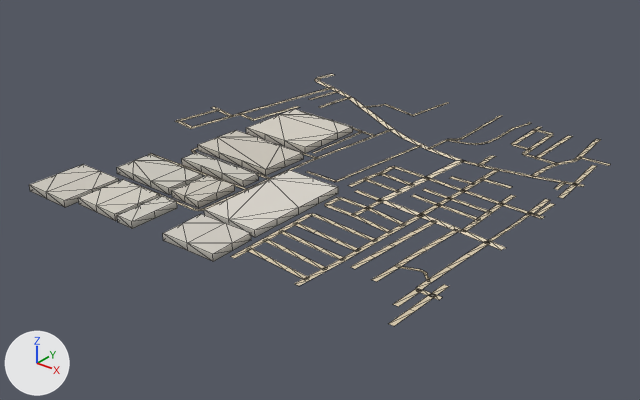
The glTF model public/assets/bengaluru-region-v1/tiles/t3_-33-l0.glb, before and after one commit.
One viewpoint serves both versions: a 50 mm camera at (2329.0, -17019.0, 415.0) aimed at (1747.0, -16292.0, -36.0). Every picture has the same lights, and +X, +Y and +Z are marked at lower left. The picture after the commit comes second. Mesh edges are drawn as thin lines.

The older version as bpy lines, for what is in view:
```python
me_building = bpy.data.meshes.new('building')
me_building.from_pydata(...)  # 180 vertices, 242 faces; spans x 32.0..299.0, y -31.0..334.0, z 0.0..8.0
me_building.materials.append(mat_building)
me_ground = bpy.data.meshes.new('ground')
me_ground.from_pydata(...)  # 720 vertices, 604 faces; spans x -2.0..501.0, y 0.0..501.0, z 1.0
me_ground.materials.append(mat_ground)
# before: 120 (-2.0, 218.0, 1.0) at pixel (176, 120), 121 (4.0, 217.0, 1.0) at pixel (178, 121), 122 (4.0, 250.0, 1.0) at pixel (196, 114), 123 (10.0, 249.0, 1.0) at pixel (199, 115), 126 (1.0, 287.0, 1.0) at pixel (214, 106)
# before: 127 (-1.0, 281.0, 1.0) at pixel (210, 107), 150 (1.0, 214.0, 1.0) at pixel (175, 121), 151 (2.0, 220.0, 1.0) at pixel (179, 120), 152 (-1.0, 215.0, 1.0) at pixel (174, 121), 153 (1.0, 221.0, 1.0) at pixel (178, 120)
# before: 220 (482.0, 181.0, 1.0) at pixel (490, 240), 221 (481.0, 173.0, 1.0) at pixel (485, 243), 222 (501.0, 179.0, 1.0) at pixel (506, 247), 223 (499.0, 171.0, 1.0) at pixel (501, 250), 324 (492.0, 262.0, 1.0) at pixel (537, 214)
# before: 325 (492.0, 256.0, 1.0) at pixel (534, 216), 326 (500.0, 262.0, 1.0) at pixel (544, 216), 327 (500.0, 256.0, 1.0) at pixel (541, 218)
# before: 428 (475.0, 60.0, 1.0) at pixel (415, 289), 429 (479.0, 63.0, 1.0) at pixel (422, 289), 430 (473.0, 63.0, 1.0) at pixel (416, 287), 431 (479.0, 63.0, 1.0) at pixel (422, 289), 480 (488.0, 30.0, 1.0) at pixel (409, 308)
# before: 481 (494.0, 30.0, 1.0) at pixel (415, 311)
ob_building = bpy.data.objects.new('building', me_building)
ob_building.location = (1500.0, -16500.0, 0.0)
ob_ground = bpy.data.objects.new('ground', me_ground)
ob_ground.location = (1500.0, -16500.0, 0.0)
```
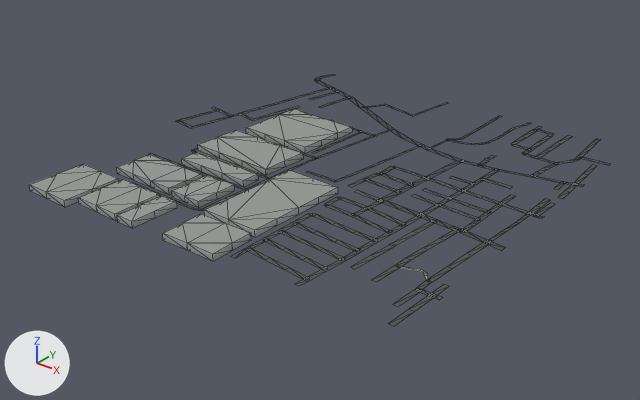
The change, as a diff of the scene's bpy script:
```diff
--- a/public/assets/bengaluru-region-v1/tiles/t3_-33-l0.glb.py
+++ b/public/assets/bengaluru-region-v1/tiles/t3_-33-l0.glb.py
@@ me_building @@
-me_building.from_pydata(...)  # 180 vertices, 242 faces; spans x 32.0..299.0, y -31.0..334.0, z 0.0..8.0
+me_building.from_pydata(...)  # 180 vertices, 304 faces; spans x 32.0..299.0, y -31.0..334.0, z 0.0..8.0
+# me_building part 1: 242 kept faces spanning x 32.0..299.0, y -31.0..334.0, z 0.0..8.0 get new vertex colours; the middle colour goes from grey #bcb9b0 to grey #989f9d
+# edits to the shape of me_building do not show in these pictures
 me_building.materials.append(mat_building)
@@ me_ground @@
 # verts and faces of me_ground; kept vertices keep their numbers, new ones are numbered from 720
-me_ground.from_pydata(...)  # 720 vertices, 604 faces; spans x -2.0..501.0, y 0.0..501.0, z 1.0
+me_ground.from_pydata(...)  # 727 vertices, 611 faces; spans x 0.0..500.0, y 0.0..500.0, z 1.0
+# me_ground part 2
+# 13 vertices are removed from x 233.0..499.0, y 140.0..466.0, z 1.0
+# 43 faces are deleted
+# 3 vertices in x 176.0..383.0, y 415.0..477.0, z 1.0 move by (-1.0, 0.0, 0.0)
+# 16 vertices move from x 177.0..501.0, y 114.0..484.0, z 1.0 to x 178.0..500.0, y 113.0..483.0, z 1.0
+# 17 vertices are added at x 233.0..500.0, y 140.0..497.0, z 1.0
+# 47 new faces join them
+# me_ground part 3
+delete_vertices([120, 152])  # with the faces that use them
+verts[126] = (0.0, 287.0, 1.0)  # moved, pixel (214, 106)
+verts[127] = (0.0, 281.0, 1.0)  # moved, pixel (211, 107)
+verts[153] = (0.0, 215.0, 1.0)  # moved, pixel (175, 121)
+verts[726] = (0.0, 226.0, 1.0)  # pixel (181, 118)
+verts[727] = (0.0, 218.0, 1.0)  # pixel (176, 120)
+verts[728] = (0.0, 221.0, 1.0)  # pixel (178, 120)
+faces += [(121, 726, 727), (121, 123, 726), (122, 726, 123), (151, 728, 153)]
+# me_ground part 4
+delete_vertices([222])  # with the faces that use them
+delete_faces([(324, 325, 327), (324, 327, 326)])
+verts[223] = (500.0, 179.0, 1.0)  # moved, pixel (505, 247)
+verts[731] = (500.0, 171.0, 1.0)  # pixel (501, 250)
+faces += [(221, 731, 223), (324, 325, 326), (325, 327, 326)]
+# me_ground part 5
+delete_faces([(428, 431, 429)])
+verts[431] = (479.0, 64.0, 1.0)  # moved, pixel (422, 289)
+verts[430] = (473.0, 62.0, 1.0)  # moved, pixel (416, 287)
+verts[481] = (493.0, 28.0, 1.0)  # moved, pixel (414, 311)
+verts[480] = (487.0, 29.0, 1.0)  # moved, pixel (408, 309)
+faces += [(428, 429, 431)]
+# me_ground part 6: 557 kept faces spanning x 0.0..500.0, y 0.0..500.0, z 1.0 get new vertex colours; the middle colour goes from beige #d7c9ae to dark grey #535556
+# other edits to the shape of me_ground do not show in these pictures
 me_ground.materials.append(mat_ground)
```

Changed parts and their boxes (x1, y1, x2, y2) in the pictures (640 x 400 px; the box of a moved part takes in the faces that stretch with it):
part 1 of me_building, recoloured (darker)
    both: (29, 109, 353, 262)
part 2 of me_ground, moved or reshaped
    both: (231, 102, 611, 258)
part 3 of me_ground, moved or reshaped
    both: (177, 107, 219, 121)
part 4 of me_ground, moved or reshaped
    both: (485, 215, 544, 250)
part 5 of me_ground, moved or reshaped
    before: (389, 280, 434, 326)
    after: (389, 280, 435, 326)
part 6 of me_ground, recoloured
    both: (133, 75, 600, 326)
